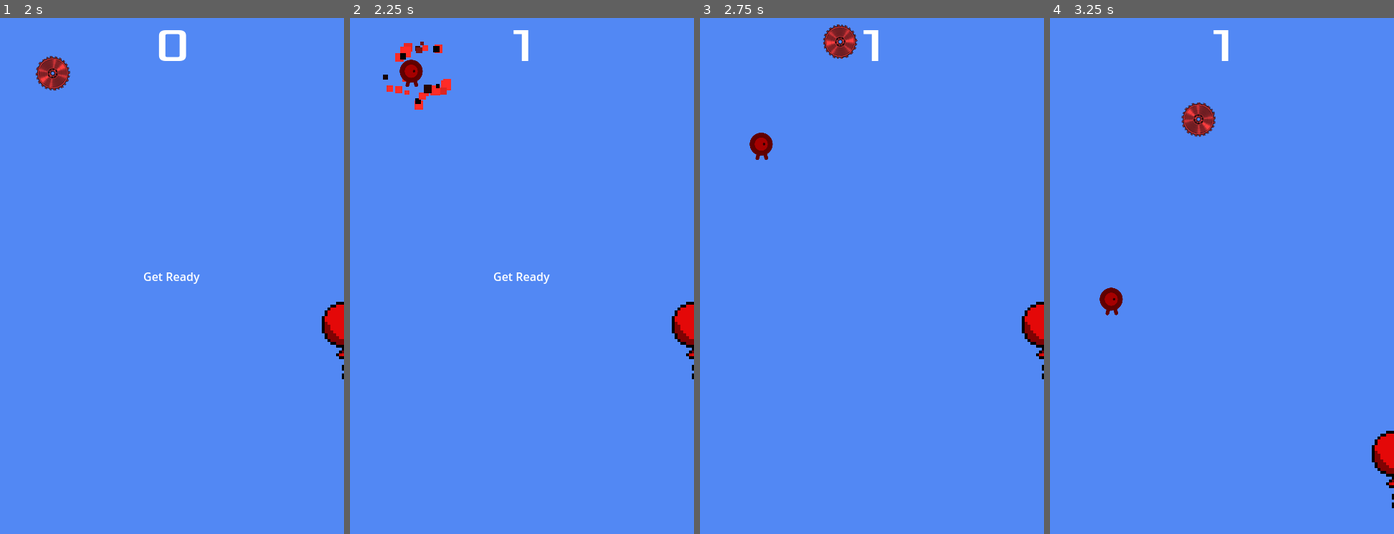
Above: before the commit, frames 1-4 (left to right).
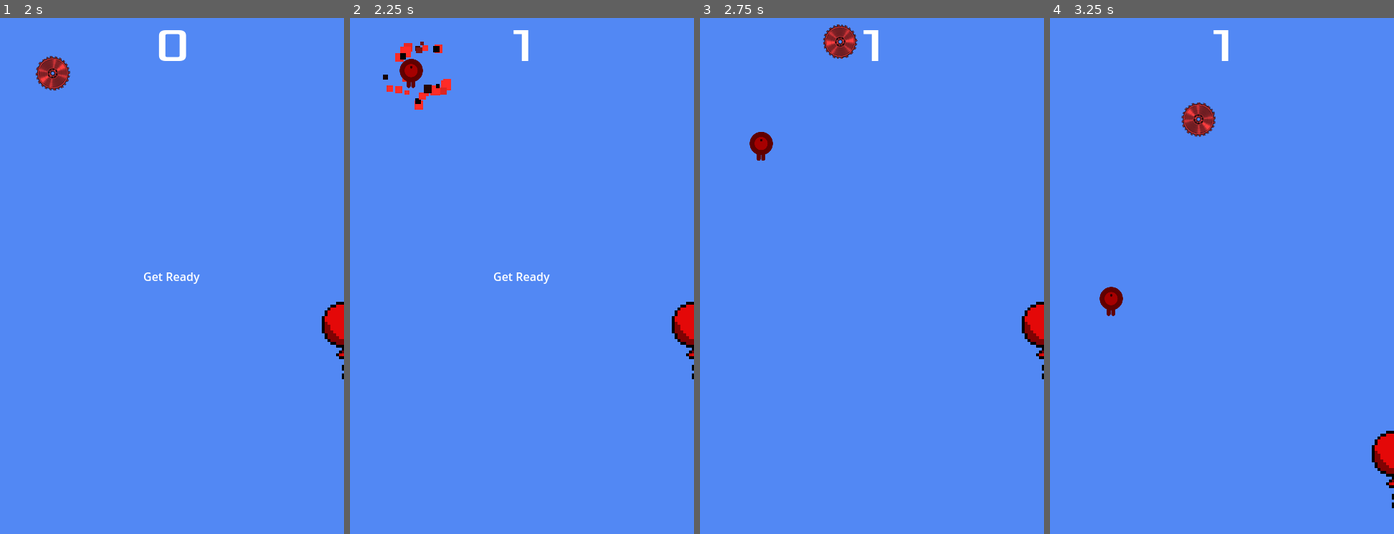
Above: after the commit, the same moments.

Repository: Turik556/First2D
Game: Godot game, scene res://Scenes/main.tscn
The game is run twice, just before and just after one commit, with the same random seed, the same clock (stepped at 60 frames per second) and the same inputs.
Inputs (mouse positions are in pixels of both pictures, inside the frame that each line leads up to):
- Up to frame 1 (2 s): click "Start" at 0.5 s; tap Enter at 1.25 s; hold D (move_right) from 1.28 s (still down)
- Up to frame 2 (2.25 s): release D (move_right) at 2 s; click (405, 69) at 2 s
- Up to frame 3 (2.75 s): no input
- Up to frame 4 (3.25 s): hold S (move_down) from 2.78 s (still down)

Frame 1 is identical in both runs. In frame 2, less than 0.1% of the frame differs, in the area x 14-22%, y 7-14%; in frame 3, less than 0.1%; in frame 4, less than 0.1%.

Commit message:
func scale

Diff:
--- a/Scenes/change_size_item.gd
+++ b/Scenes/change_size_item.gd
@@ -11,3 +11,7 @@
 # Called every frame. 'delta' is the elapsed time since the previous frame.
 func _process(delta: float) -> void:
 	pass
+func function():
+
+	remove()
+	pass
--- a/Scenes/main.tscn
+++ b/Scenes/main.tscn
@@ -2,7 +2,7 @@
 
 [ext_resource type="PackedScene" uid="uid://cajufjns3158d" path="res://Scenes/Player.tscn" id="1_pm0dl"]
 [ext_resource type="Script" path="res://scripts/main.gd" id="1_y5qig"]
-[ext_resource type="PackedScene" uid="uid://ck7xvwlf8xbcu" path="res://Scenes/FrozeItem.tscn" id="2_6sqyb"]
+[ext_resource type="PackedScene" uid="uid://cmla5ifurvf0q" path="res://Scenes/change_size_item.tscn" id="3_57kfx"]
 [ext_resource type="PackedScene" uid="uid://dxl8mpdnhg8dq" path="res://Scenes/item.tscn" id="3_rwv84"]
 [ext_resource type="PackedScene" uid="uid://bqi3n4fssgs2l" path="res://Scenes/EnemyHandler.tscn" id="4_ybo78"]
 [ext_resource type="PackedScene" uid="uid://1tee4hpui1pn" path="res://Scenes/hud.tscn" id="4_yohv7"]
@@ -10,7 +10,7 @@
 [node name="Main" type="Node"]
 script = ExtResource("1_y5qig")
 player_scene = ExtResource("3_rwv84")
-item_scene = ExtResource("2_6sqyb")
+item_scene = ExtResource("3_57kfx")
 
 [node name="ColorRect" type="ColorRect" parent="."]
 anchors_preset = 15
--- a/scripts/item.gd
+++ b/scripts/item.gd
@@ -28,5 +28,5 @@
 	queue_free()
 	pass
 func function():
-	Global.froze.emit()
+
 	pass
--- a/scripts/player.gd
+++ b/scripts/player.gd
@@ -66,16 +66,16 @@
 	if body.item_name == null:
 		return
 	elif body.item_name == "ChangeSize":
-		change_size("small")
+		change_size("smaller")
 		pass
 	$ItemQueue.add_to_interact_queue(body)
 	body.function()
 	pass
 
 func change_size(value:String):
-	var scale = self.transform.get_scale()
+	var _scale = self.transform.get_scale()
 	if value ==  "smaller":
-		self.transform.scaled(scale*0.5)
+		scale =_scale*0.5
 	if value ==  "bigger":
-		self.transform.scaled(scale*2)
+		scale =_scale*2
 	pass
